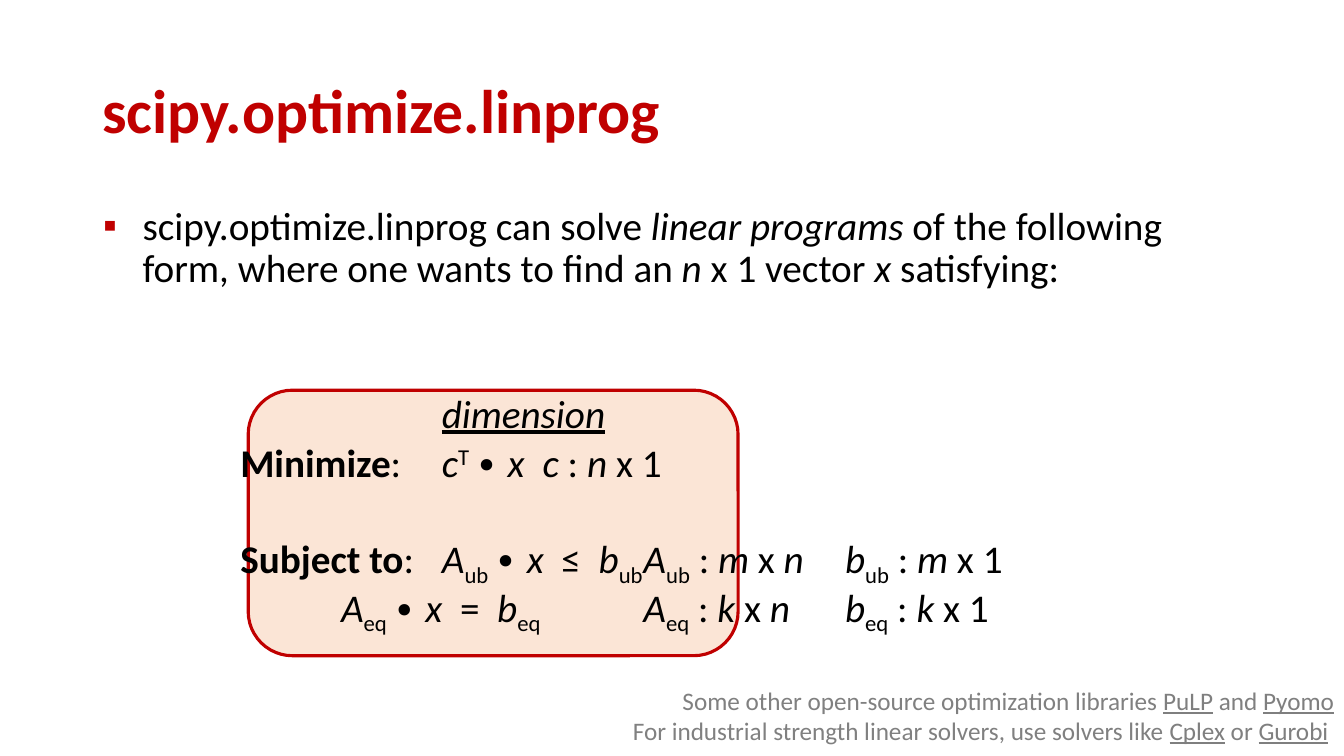
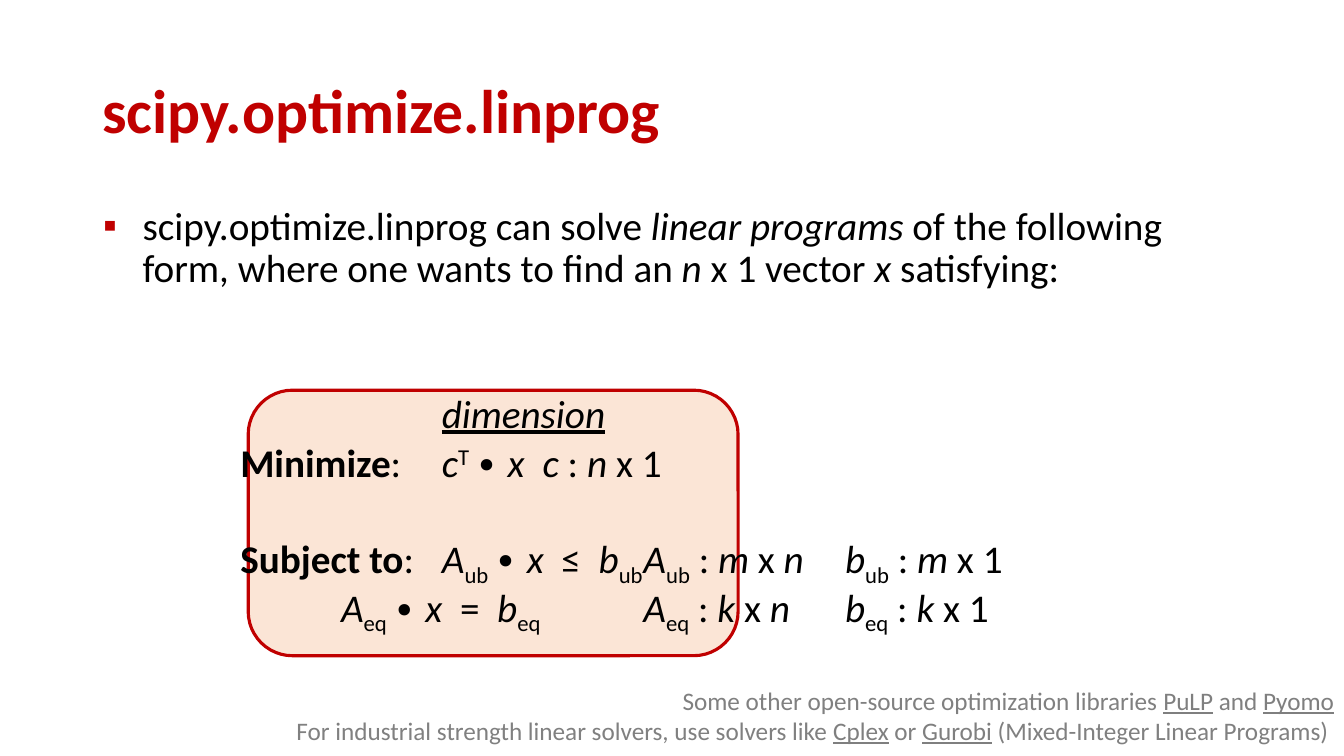
Before and after one commit to gsbrodal/gsbrodal.github.io, a slide deck: slide 17 of ipsa/slides/linear_programming.pptx. Drawn at 1344x756 pixels with LibreOffice and Linux fonts; fonts in the diff are those of the drawing. Boxes give left, top, right and bottom in pixels: in the first picture for what was removed or moved away, otherwise in the second. Text is boxed around its words. In the diff, an @@ line names an element or a change of style, - is before the commit and + after.

Commit message:
ipsa21r-answers.zip ipsa21r.zip project-front-page.aux project-front-page.docx project-front-page.pdf project-front-page.tex project-intro.md all-slides.pdf introduction.pdf introduction.pptx linear_programming.pdf linear_programming.pptx

```diff
--- a/ipsa/slides/linear_programming.pptx
+++ b/ipsa/slides/linear_programming.pptx
@@ text "Some other open-source optimization libraries ...": place and size @@
-text "Some other open-source optimization libraries ..." at bbox=[633, 692, 1334, 744]
+text "Some other open-source optimization libraries ..." at bbox=[296, 692, 1334, 744]
@@ text at bbox=[296, 722, 1328, 744]: text changed @@
-For industrial strength linear solvers, use solvers like Cplex or Gurobi
+For industrial strength linear solvers, use solvers like Cplex or Gurobi (Mixed-Integer Linear Programs)
```
Also in this commit, not shown: 10 other files.
